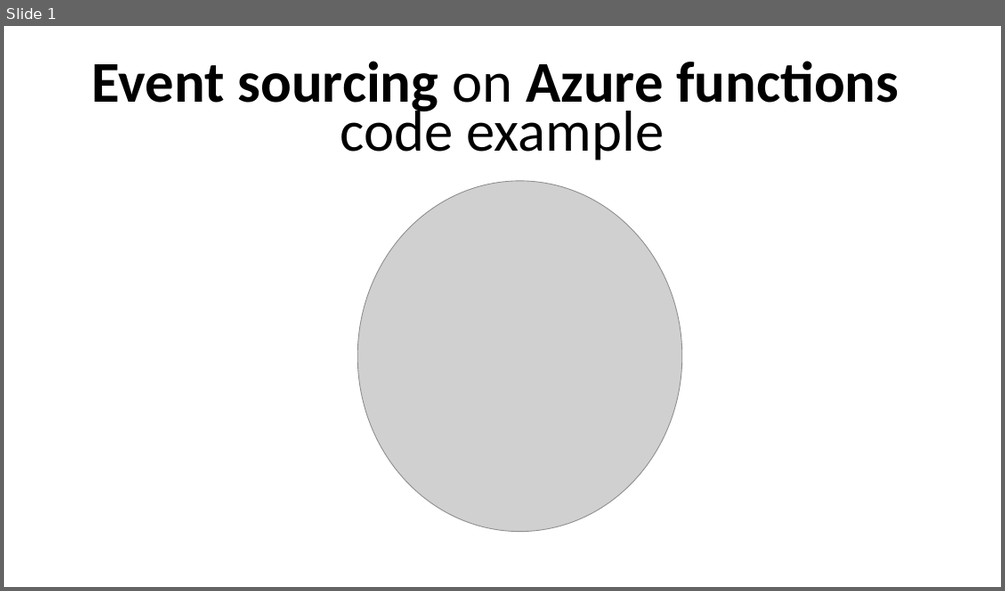
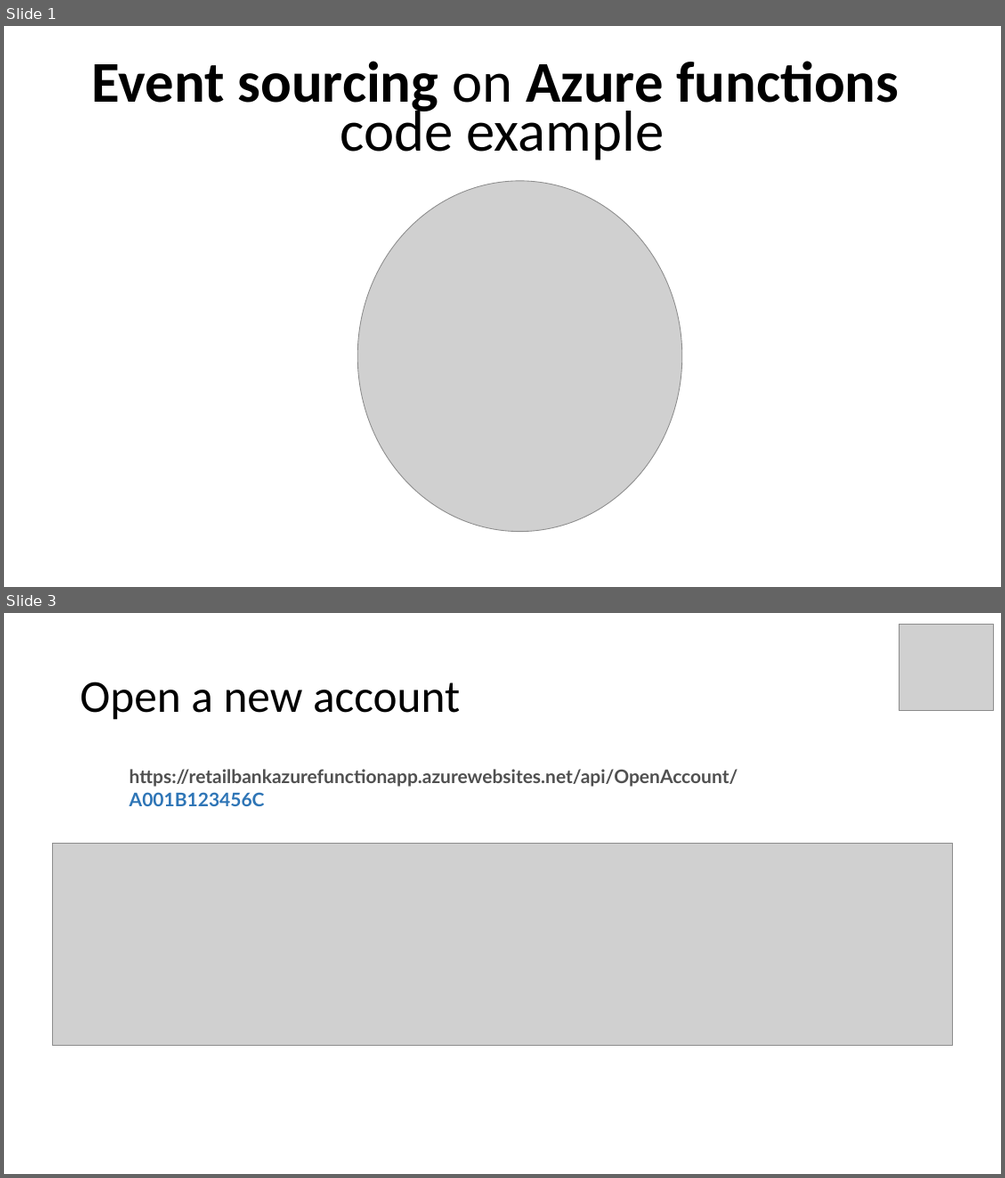
Before and after one commit to MerrionComputing/Presentations, a slide deck: Event sourcing on Azure functions code example.pptx. Shown one above the other, each under a label of ours: slide 1 before the commit, slides 1 and 3 after it; the slides between them are not shown. The pictures are 1005x591 and 1005x1178 pixels, drawn with LibreOffice and Linux fonts; fonts in the diff are those of the drawing; grey boxes stand for pictures. Boxes give left, top, right and bottom in pixels: in the first picture for what was removed or moved away, otherwise in the second. Text is boxed around its words. In the diff, an @@ line names an element or a change of style, - is before the commit and + after.

```diff
--- a/Event sourcing on Azure functions code example.pptx
+++ b/Event sourcing on Azure functions code example.pptx
@@ slide 3 added at [4,613,1001,1174], background #FFFFFF @@
@@ picture added at [899,625,994,710] @@
@@ title added at [80,682,460,720], 44 pt, text #000000 @@
+Open a new account
@@ text added at [129,769,738,806], 18 pt, text #505050, bold @@
+https://retailbankazurefunctionapp.azurewebsites.net/api/OpenAccount/A001B123456C
@@ picture added at [52,843,952,1046] @@
```
Also in this commit, not shown: 12 slides changed, 4 other slides added.
